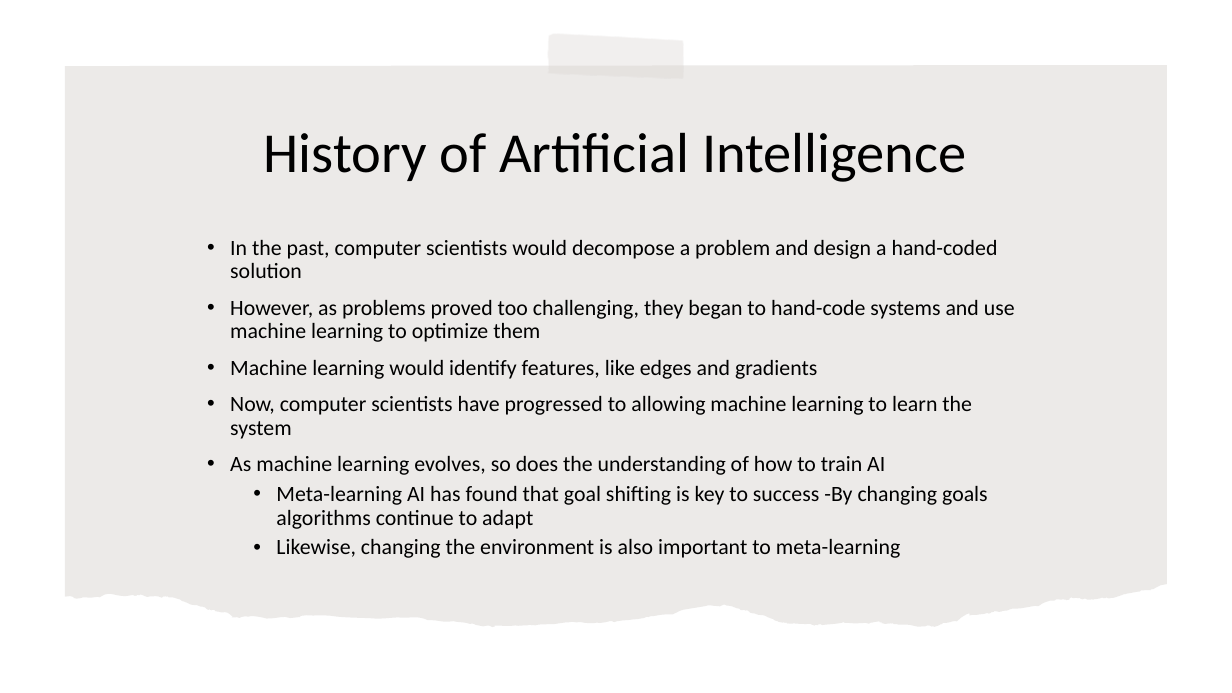
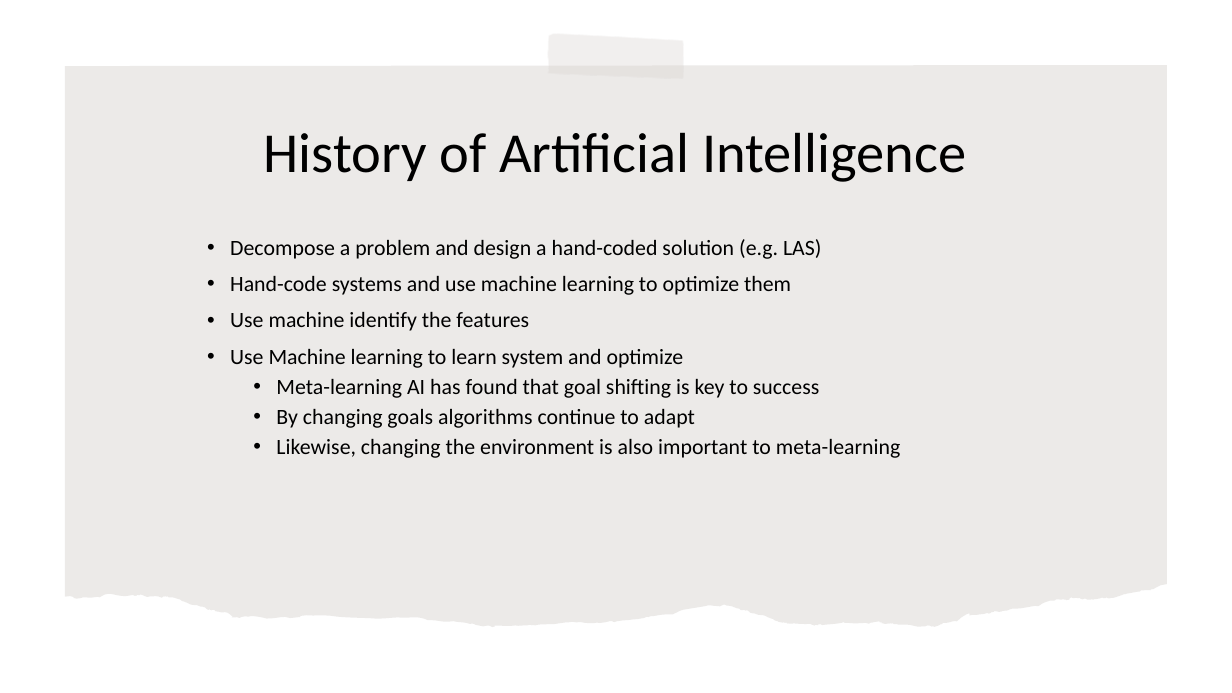
Before and after one commit to rogerlew/conference-ahfe-2022, a slide deck: slide 7 of AHFE 2022.pptx. Drawn at 1232x693 pixels with LibreOffice and Linux fonts; fonts in the diff are those of the drawing. Boxes give left, top, right and bottom in pixels: in the first picture for what was removed or moved away, otherwise in the second. Text is boxed around its words. In the diff, an @@ line names an element or a change of style, - is before the commit and + after.

```diff
--- a/AHFE 2022.pptx
+++ b/AHFE 2022.pptx
@@ text at <box>230,239,821,428</box>: text changed @@
-• In the past, computer scientists would decompose a problem and design a hand-coded solution
-• However, as problems proved too challenging, they began to hand-code systems and use machine learning to optimize them
-• Machine learning would identify features, like edges and gradients
-• Now, computer scientists have progressed to allowing machine learning to learn the system
-• As machine learning evolves, so does the understanding of how to train AI
-  • Meta-learning AI has found that goal shifting is key to success -By changing goals algorithms continue to adapt
+• Decompose a problem and design a hand-coded solution (e.g. LAS)
+• Hand-code systems and use machine learning to optimize them
+• Use machine identify the features
+• Use Machine learning to learn system and optimize
+  • Meta-learning AI has found that goal shifting is key to success
+  • By changing goals algorithms continue to adapt
```
Also in this commit, not shown: 9 other slides changed, 3 slides removed.
